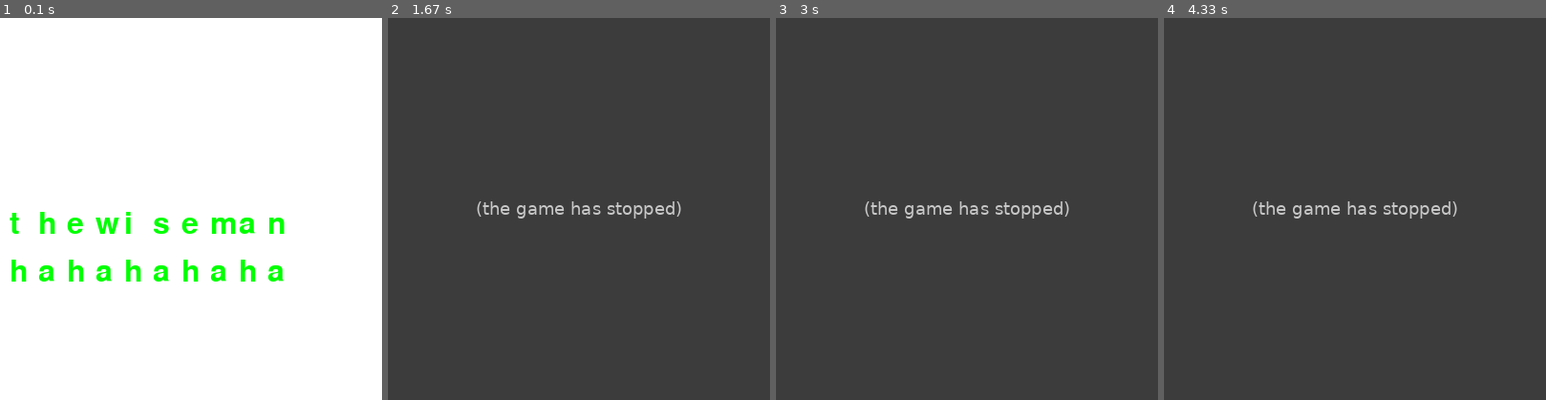
Above: before the commit, frames 1-4 (left to right).
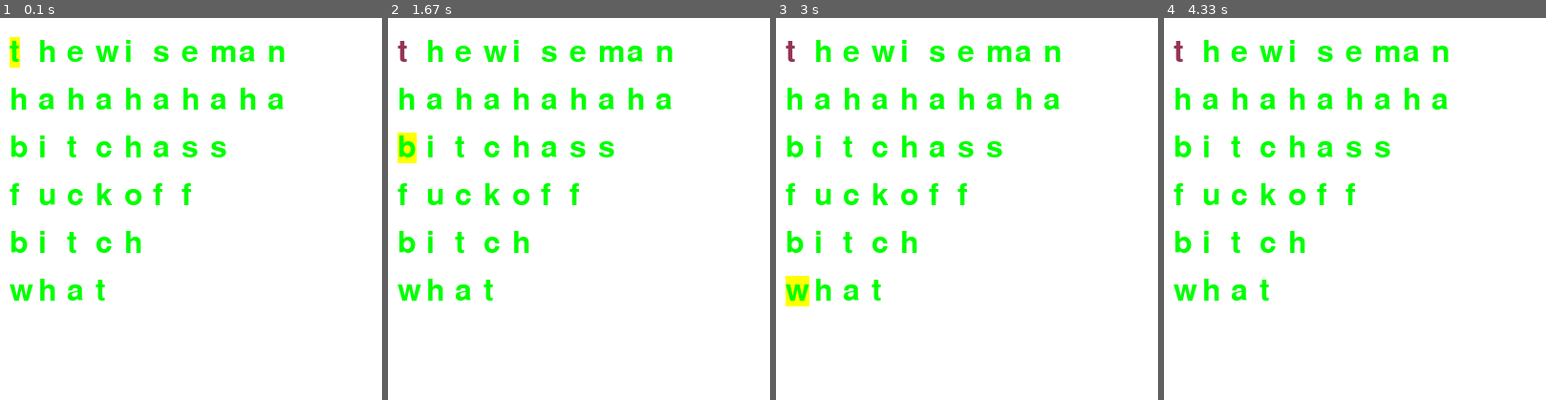
Above: after the commit, the same moments.

Repository: classTheTester/finalProject
Game: pygame game, started from newShit/hahahaha.py
Same seed, same stepped clock (60 frames per second), same inputs: the game is played once before the commit and once after it.
Inputs:
- Up to frame 1 (0.1 s): no input
- Up to frame 2 (1.67 s): tap Enter at 0.33 s; tap Space at 0.67, 1.13, 1.63 s
- Up to frame 3 (3 s): tap Space at 2, 2.5 s
- Up to frame 4 (4.33 s): tap Space at 3.07 s

The runs differ from the first frame. In frame 1, 8.3% of the frame differs, in the area x 2-75%, y 5-74%; in frame 2, 100%, in the area x 0-100%, y 0-100%; in frame 3, 100%; in frame 4, 100%.
Error before the commit: IndexError: list index out of range (hahahaha.py line 89); the game stopped at 1.65 s (later frames are placeholders)

Commit message:
Update hahahaha.py

Diff:
--- a/newShit/hahahaha.py
+++ b/newShit/hahahaha.py
@@ -2,10 +2,10 @@
 white = (255, 255, 255)
 green = (0, 255, 0)
 red = (149, 53, 83)
+yellow = (255,255,0)
 import pygame
 letterList = ['a', 'b', 'c', 'd', 'e', 'f', 'g', 'h', 'i', 'j', 'k', 'l', 'm', 'n', 'o', 'p', 'q','r','s', 't', 'u', 'v', 'w', 'x', 'y', 'z']
 letterDict = {}
-listOfShit = [[green] * 13, [green] *10]
 for i in range(len(letterList)):
     letterDict[str(i + 5)] =letterList[i]
 
@@ -39,7 +39,7 @@
 
 # create a text surface object,
 # on which text is drawn on it.
-words = ['thewiseman', 'hahahahaha']
+words = ['thewiseman', 'hahahahaha', 'bitchass', 'fuckoff', 'bitch', 'what']
 
 # create a rectangular object for the
 # text surface object
@@ -47,15 +47,20 @@
 # set the center of the rectangular object.
 
 # infinite loop
-
+listOfShit = []
+for i in words:
+    listOfShit.append([green]* len(i))
 k = 0
 counter = 0
 while True:
-    yVal = 200
+    yVal = 20
     display_surface.fill(white)
     for j in words:
         for i in range(len(j)):
-            text = font.render(j[i], True, listOfShit[words.index(j)][i])
+            if i == k and counter == words.index(j):
+                text = font.render(j[i], True, listOfShit[words.index(j)][i], yellow)
+            else:
+                text = font.render(j[i], True, listOfShit[words.index(j)][i])
             display_surface.blit(text, (10 +30*i,yVal))
         yVal += 50
 
